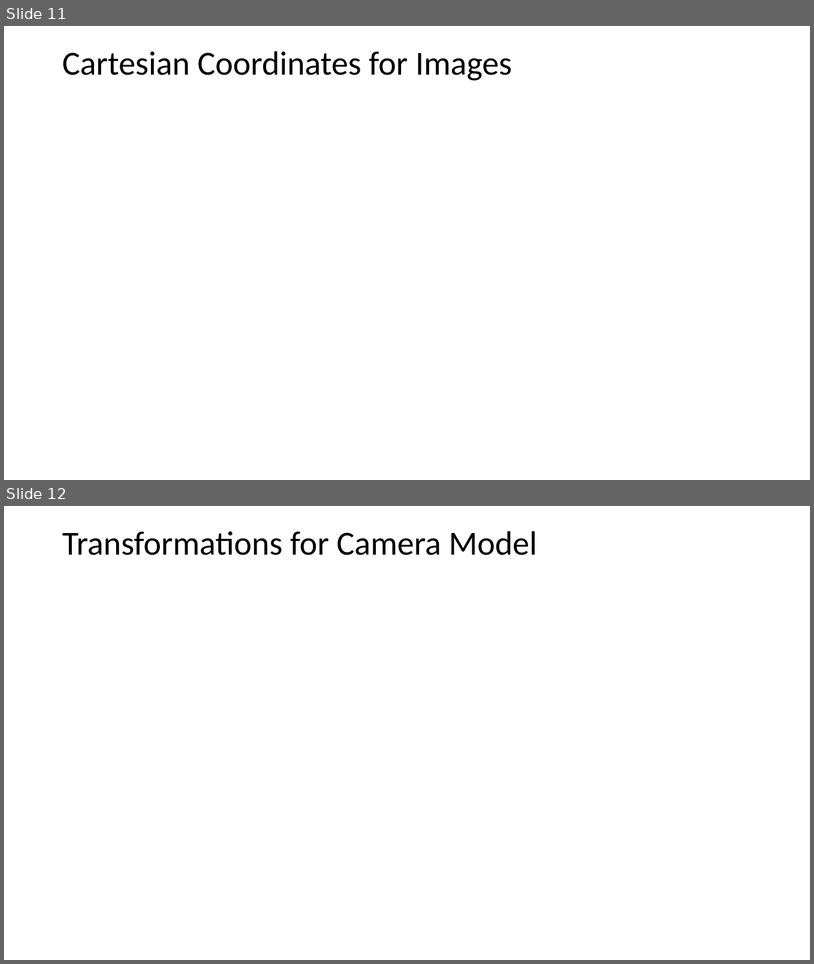
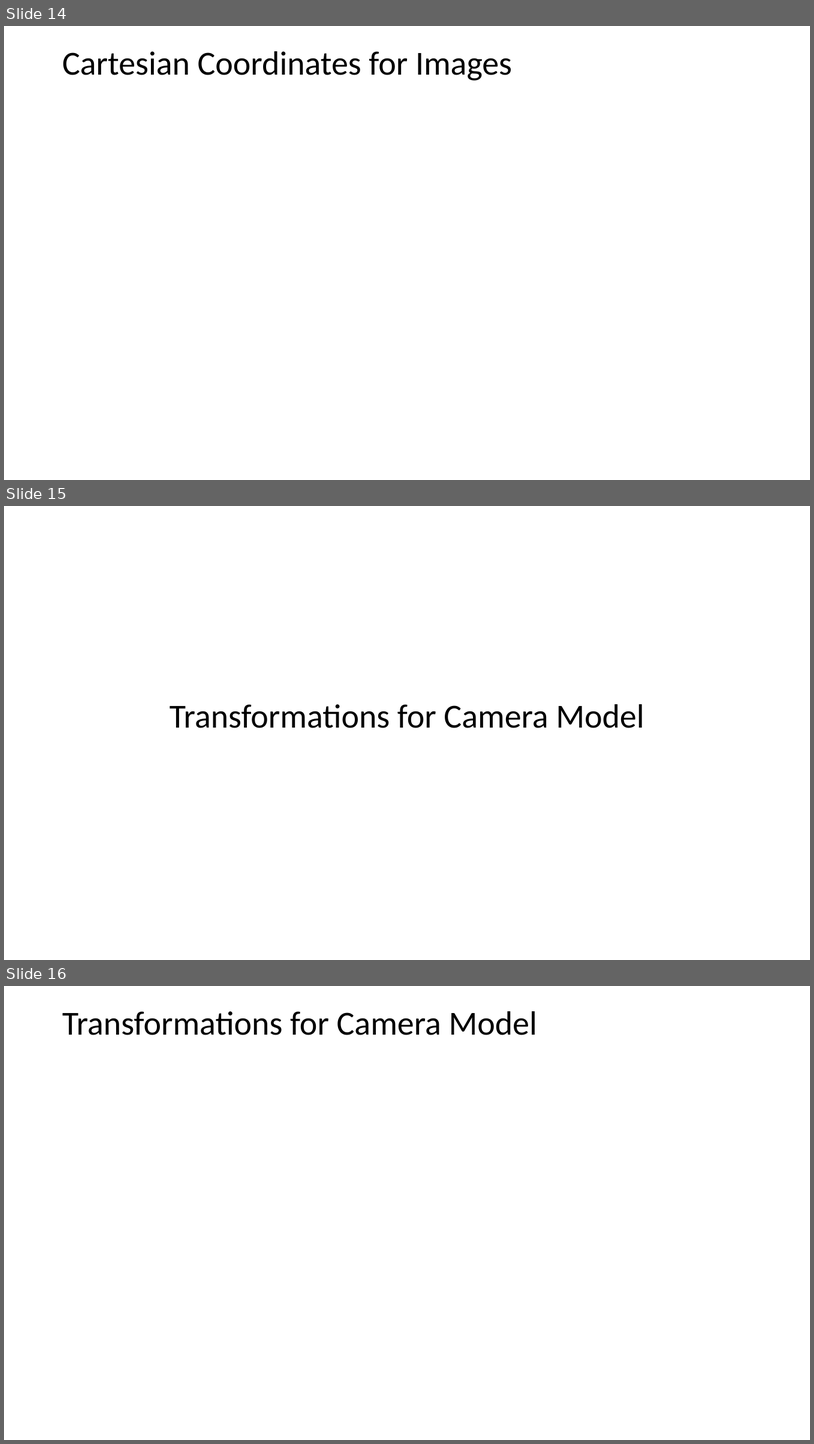
Before and after one commit to StephenElston/CSCI-E25, a slide deck: Slides/9_HomographyProjection.pptx. Shown one above the other, each under a label of ours: slides 11 and 12 before the commit, slides 14, 15 and 16 after it. The pictures are 814x964 and 814x1444 pixels, drawn with LibreOffice and Linux fonts; fonts in the diff are those of the drawing; grey boxes stand for pictures. Boxes give left, top, right and bottom in pixels: in the first picture for what was removed or moved away, otherwise in the second. Text is boxed around its words. In the diff, an @@ line names an element or a change of style, - is before the commit and + after.

Commit message:
Updates slides on image transformations

```diff
--- a/Slides/9_HomographyProjection.pptx
+++ b/Slides/9_HomographyProjection.pptx
@@ slide 15 added at <box>4,506,810,960</box>, background #FFFFFF @@
@@ title added at <box>170,704,644,728</box>, 40 pt, text #000000 @@
+Transformations for Camera Model
@@ what was slide 11 is now slide 14 @@
@@ what was slide 12 is now slide 16 @@
```
Also in this commit, not shown: 9 slides changed, 6 other slides added.
